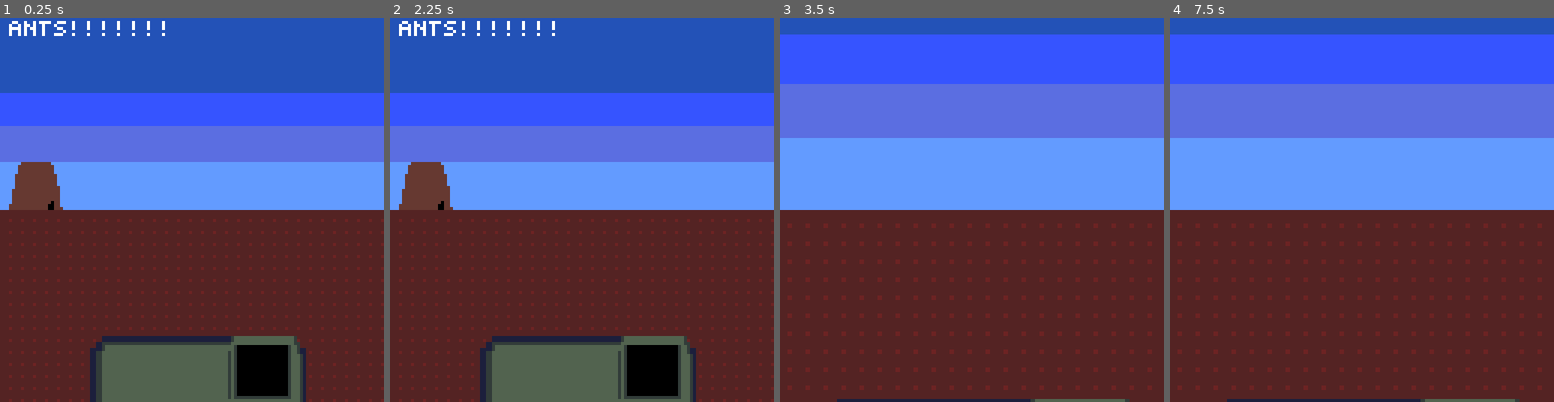
Above: before the commit, frames 1-4 (left to right).
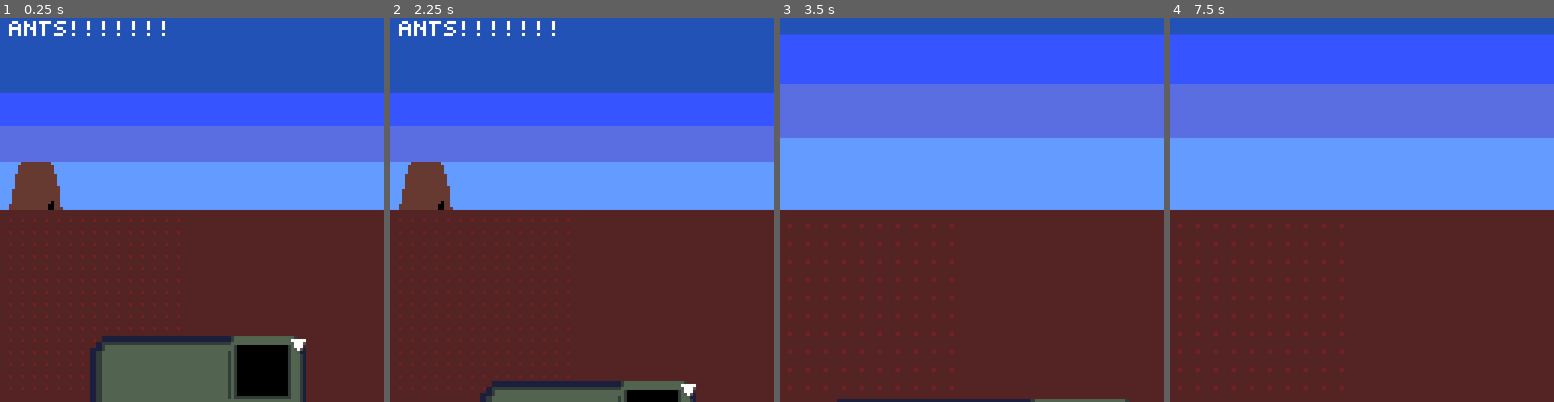
Above: after the commit, the same moments.

Repository: DylanLem/LD56-tinycreatures
Game: Godot game, scene res://main.tscn
The game is run twice, just before and just after one commit, with the same random seed, the same clock (stepped at 60 frames per second) and the same inputs.
Inputs (mouse positions are in pixels of both pictures, inside the frame that each line leads up to):
- Up to frame 1 (0.25 s): no input
- Up to frame 2 (2.25 s): click (689, 348) at 0.52 s; click (689, 390) at 1.27 s; click (689, 348) at 2.02 s
- Up to frame 3 (3.5 s): tap Enter at 2.75 s; move the mouse to (1056, 190) at 2.77 s; tap Mouse wheel up (ZoomIn) at 2.85 s
- Up to frame 4 (7.5 s): tap Space at 3.5, 5, 6.5 s; move the mouse to (1285, 229) at 3.52 s; tap Mouse wheel down (ZoomOut) at 3.6, 5.1, 6.6 s; tap Enter at 4.25, 5.75 s; move the mouse to (1400, 125) at 4.27 s; tap Mouse wheel up (ZoomIn) at 4.35, 5.85, 7.35 s; move the mouse to (1342, 286) at 5.02 s; move the mouse to (1477, 267) at 5.77 s; move the mouse to (1246, 152) at 6.52 s; move the mouse to (1381, 210) at 7.27 s

The runs differ from the first frame. In frame 1, 1.4% of the frame differs, in the area x 2-100%, y 52-100%; in frame 2, 9.4%; in frame 3, 1.5%; in frame 4, 2.1%.

Commit message:
lil dude

Diff:
--- a/building.gd
+++ b/building.gd
@@ -8,6 +8,7 @@
 var type: BuildingType;
 
 
+
 # Called when the node enters the scene tree for the first time.
 func _ready() -> void:
 	pass # Replace with function body.
--- a/gridmaker.gdshader
+++ b/gridmaker.gdshader
@@ -10,7 +10,8 @@
 void fragment() {
 	vec2 pixel_scale = 1./vec2(textureSize(TEXTURE,0));
 
-	if( (int(UV.x * float(textureSize(TEXTURE,0).x)) + 1) % 4 == 0  && (int(UV.y * float(textureSize(TEXTURE,0).y)) + 1) % 4 == 0){
+	if( (int(UV.x * float(textureSize(TEXTURE,0).x)) + 1) % 4 == 0  && (int(UV.y * float(textureSize(TEXTURE,0).y)) + 1) % 4 == 0
+		&& UV.x <= 0.5 - pixel_scale.x && UV.y < 1. - pixel_scale.y){
 		COLOR.r += 0.1;
 	}
 
--- a/project.godot
+++ b/project.godot
@@ -19,8 +19,8 @@
 
 window/size/viewport_width=128
 window/size/viewport_height=128
-window/size/window_width_override=712
-window/size/window_height_override=712
+window/size/window_width_override=768
+window/size/window_height_override=768
 window/stretch/mode="canvas_items"
 
 [gui]
--- a/purchase_display.gd
+++ b/purchase_display.gd
@@ -2,11 +2,22 @@
 
 enum Shape {}
 
+
+var default_position;
 # Called when the node enters the scene tree for the first time.
 func _ready() -> void:
+	default_position = self.position
 	pass # Replace with function body.
 
 
 # Called every frame. 'delta' is the elapsed time since the previous frame.
 func _process(delta: float) -> void:
 	pass
+
+
+func _on_toggle_button_toggled(toggled_on: bool) -> void:
+	if(!toggled_on):
+		self.position.y = default_position.y;
+	else:
+		self.position.y += 15;
+	pass # Replace with function body.
--- a/purchase_display.tscn
+++ b/purchase_display.tscn
@@ -1,9 +1,20 @@
-[gd_scene load_steps=3 format=3 uid="uid://dxj3ute5vy1k6"]
+[gd_scene load_steps=4 format=3 uid="uid://dxj3ute5vy1k6"]
 
 [ext_resource type="Texture2D" uid="uid://cf0jiveoyt86" path="res://purchase_display.png" id="1_5fbtt"]
 [ext_resource type="Script" path="res://purchase_display.gd" id="2_lli6v"]
+[ext_resource type="Texture2D" uid="uid://c3as4kjnnxxhf" path="res://down_arrow.png" id="3_tyxpg"]
 
 [node name="PurchaseDisplay" type="Sprite2D"]
 position = Vector2(66, 117)
 texture = ExtResource("1_5fbtt")
 script = ExtResource("2_lli6v")
+
+[node name="ToggleButton" type="TextureButton" parent="."]
+offset_left = 31.0
+offset_top = -10.0
+offset_right = 36.0
+offset_bottom = -5.0
+toggle_mode = true
+texture_normal = ExtResource("3_tyxpg")
+
+[connection signal="toggled" from="ToggleButton" to="." method="_on_toggle_button_toggled"]
Binary file added: down_arrow.png
Not shown, added: down_arrow.png.import
